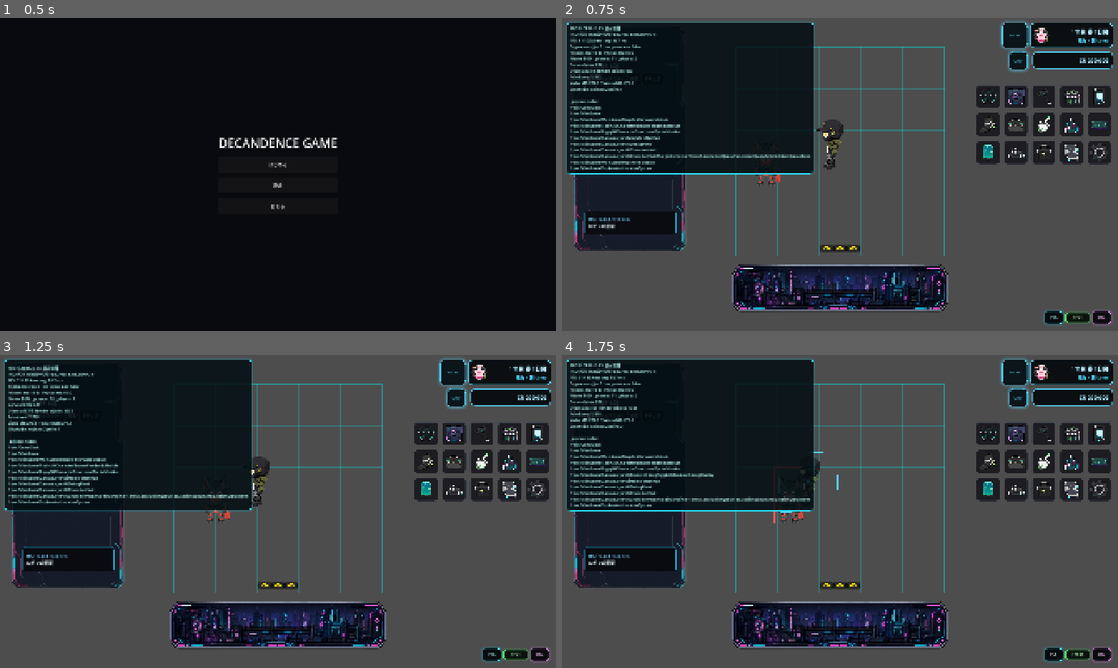
Above: before the commit, frames 1-4 (two rows, left to right).
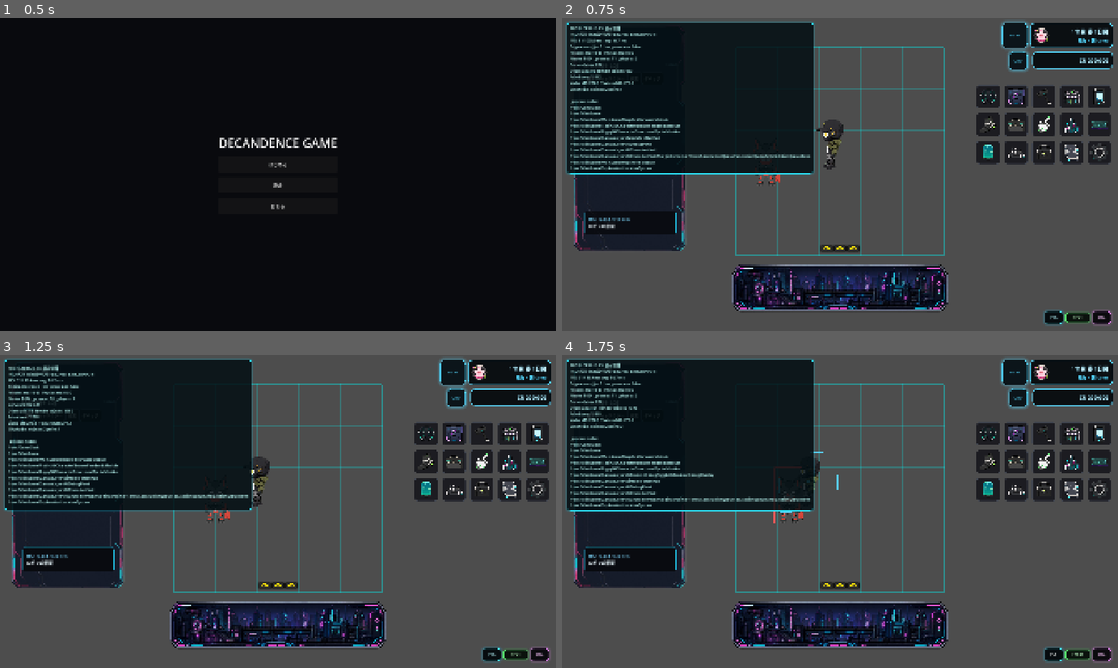
Above: after the commit, the same moments.

Repository: grimoire1089-coder/optimistic
Game: Godot game, scene res://Scenes/Boot/TitleScene.tscn
The game is run twice, just before and just after one commit, with the same random seed, the same clock (stepped at 60 frames per second) and the same inputs. Sound files missing from this copy of the repository are replaced by a short silence.
Inputs:
- Up to frame 1 (0.5 s): no input
- Up to frame 2 (0.75 s): click "はじめる" at 0.5 s
- Up to frame 3 (1.25 s): no input
- Up to frame 4 (1.75 s): click "POS" at 1.25 s

Frame 1 is identical in both runs. In frame 2, 0.2% of the frame differs, in the area x 5-69%, y 9-76%; in frame 3, 0.2%; in frame 4, 0.2%.

Commit message:
Keep room map border visible independently

Diff:
--- a/Scripts/Maps/RoomMapGridModule.gd
+++ b/Scripts/Maps/RoomMapGridModule.gd
@@ -16,6 +16,7 @@
 @export var fixed_grid_size: Vector2i = Vector2i.ZERO
 @export var fit_cell_size_to_visual_rect: bool = false
 @export var show_grid: bool = true
+@export var show_grid_border: bool = true
 @export var show_neon_frame: bool = false
 @export var grid_line_width: float = 1.0
 @export var grid_line_color: Color = Color(0.0, 1.2, 1.2, 0.22)
@@ -216,6 +217,9 @@
 	if show_ai_movement_debug_highlight:
 		_draw_ai_movement_debug_highlight()
 
+	if show_grid_border:
+		_draw_grid_border(grid_rect)
+
 
 func _draw_grid() -> void:
 	var grid_rect := get_grid_rect()
@@ -243,7 +247,23 @@
 			grid_line_width
 		)
 
-	draw_rect(grid_rect, grid_border_color, false, grid_border_width)
+
+func _draw_grid_border(grid_rect: Rect2) -> void:
+	var border_width := maxf(grid_border_width, 0.0)
+	if border_width <= 0.0 or grid_rect.size.x <= 0.0 or grid_rect.size.y <= 0.0:
+		return
+	var half_width := border_width * 0.5
+	var left := grid_rect.position.x + half_width
+	var top := grid_rect.position.y + half_width
+	var right := grid_rect.end.x - half_width
+	var bottom := grid_rect.end.y - half_width
+	if right < left or bottom < top:
+		draw_rect(grid_rect, grid_border_color, false, border_width)
+		return
+	draw_line(Vector2(left, top), Vector2(right, top), grid_border_color, border_width)
+	draw_line(Vector2(right, top), Vector2(right, bottom), grid_border_color, border_width)
+	draw_line(Vector2(right, bottom), Vector2(left, bottom), grid_border_color, border_width)
+	draw_line(Vector2(left, bottom), Vector2(left, top), grid_border_color, border_width)
 
 
 func _draw_ai_movement_debug_highlight() -> void:
